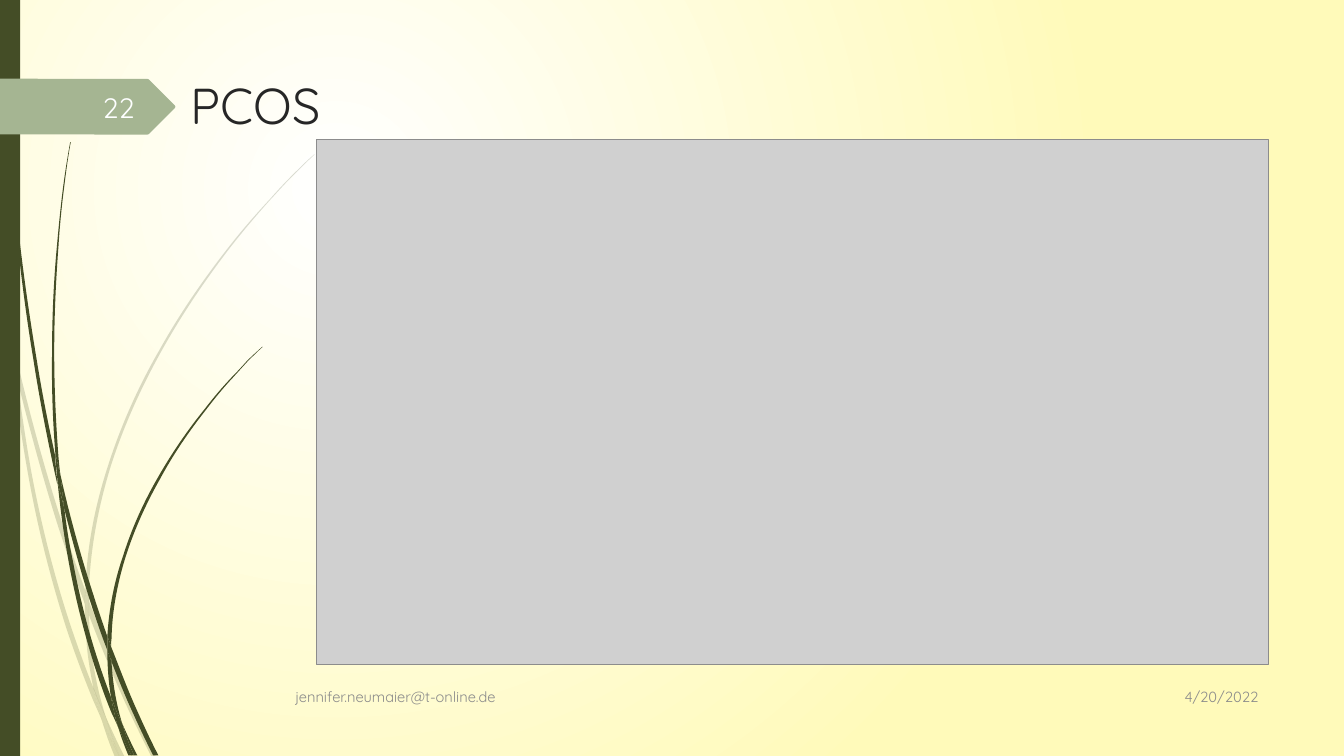
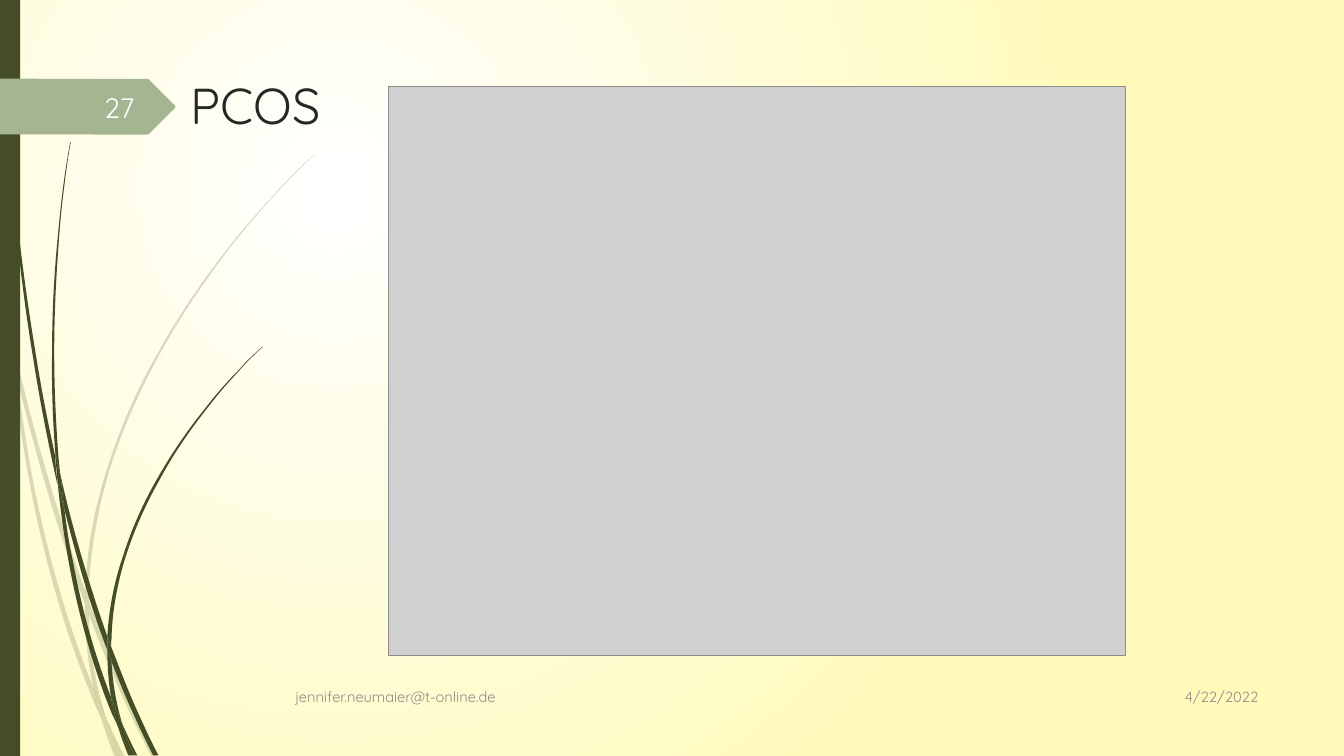
Before and after one commit to JenniferNeumaier/ml_coda, a slide deck: slide 27 of doc/Project_structure_notes.pptx (slide 22 before the commit). Drawn at 1344x756 pixels with LibreOffice and Linux fonts; fonts in the diff are those of the drawing; grey boxes stand for pictures. Boxes give left, top, right and bottom in pixels: in the first picture for what was removed or moved away, otherwise in the second. Text is boxed around its words. In the diff, an @@ line names an element or a change of style, - is before the commit and + after.

Commit message:
finalized PCOS and CRC model comparison

```diff
--- a/doc/Project_structure_notes.pptx
+++ b/doc/Project_structure_notes.pptx
@@ picture: place and size @@
-picture at box(317, 140, 1268, 664)
+picture at box(389, 87, 1126, 655)
@@ page number at box(104, 98, 134, 118): text changed @@
-22
+27
@@ text at box(1185, 690, 1258, 704): text changed @@
-4/20/2022
+4/22/2022
```
Also in this commit, not shown: 21 other slides changed, 5 slides added, 47 other files.
